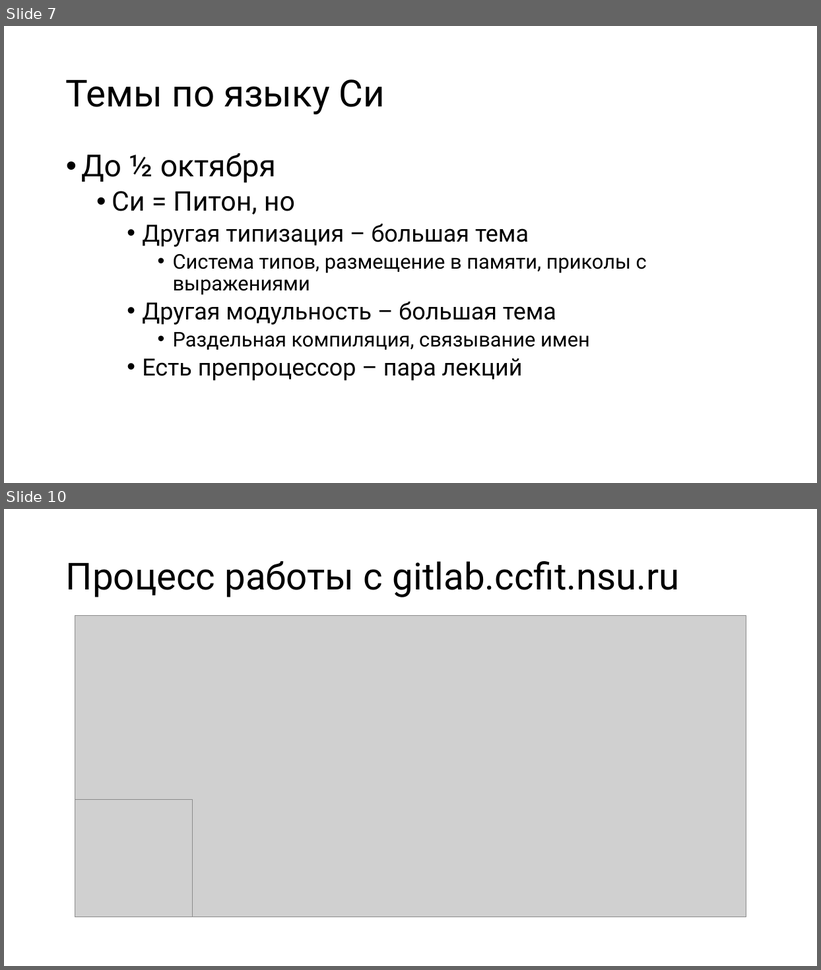
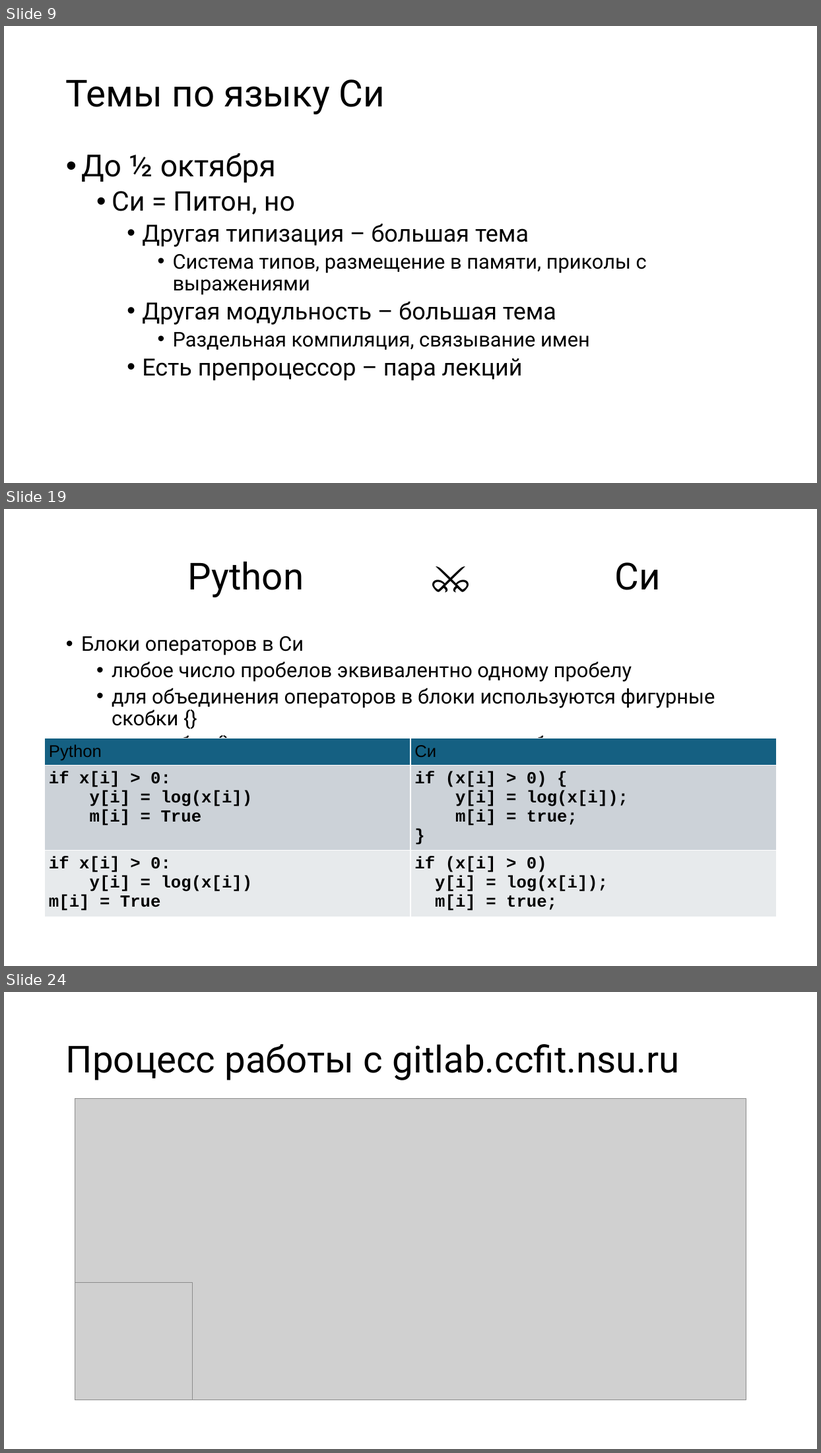
Before and after one commit to Evgueni-Petrov-aka-espetrov/Algorithms-and-Programming-in-C-pptx, a slide deck: 00 План-капкан до весны.pptx. Shown one above the other, each under a label of ours: slides 7 and 10 before the commit, slides 9, 19 and 24 after it; the slides between them are not shown. The pictures are 821x970 and 821x1453 pixels, drawn with LibreOffice and Linux fonts; fonts in the diff are those of the drawing; grey boxes stand for pictures. Boxes give left, top, right and bottom in pixels: in the first picture for what was removed or moved away, otherwise in the second. Text is boxed around its words. In the diff, an @@ line names an element or a change of style, - is before the commit and + after.

```diff
--- a/00 План-капкан до весны.pptx
+++ b/00 План-капкан до весны.pptx
@@ slide 19 added at (x1=4, y1=509, x2=817, y2=966), background #FFFFFF @@
@@ title added at (x1=188, y1=561, x2=661, y2=597), 44 pt, text #000000 @@
+Python ⚔️ Си
@@ text added at (x1=81, y1=636, x2=715, y2=757), 24 pt, text #000000 @@
+• Блоки операторов в Си
+  • любое число пробелов эквивалентно одному пробелу
+  • для объединения операторов в блоки используются фигурные скобки {}
+  • отступ без {} не приводит к возникновению блока операторов
@@ table added at (x1=45, y1=739, x2=777, y2=926), 3 rows, 2 columns @@
+Python | Си
+if x[i] > 0: / y[i] = log(x[i]) / m[i] = True | if (x[i] > 0) { / y[i] = log(x[i]); / m[i] = true; / }
+if x[i] > 0: / y[i] = log(x[i]) / m[i] = True | if (x[i] > 0) / y[i] = log(x[i]); / m[i] = true;
@@ what was slide 7 is now slide 9 @@
@@ what was slide 10 is now slide 24 @@
```
Also in this commit, not shown: 4 slides changed, 13 other slides added.
